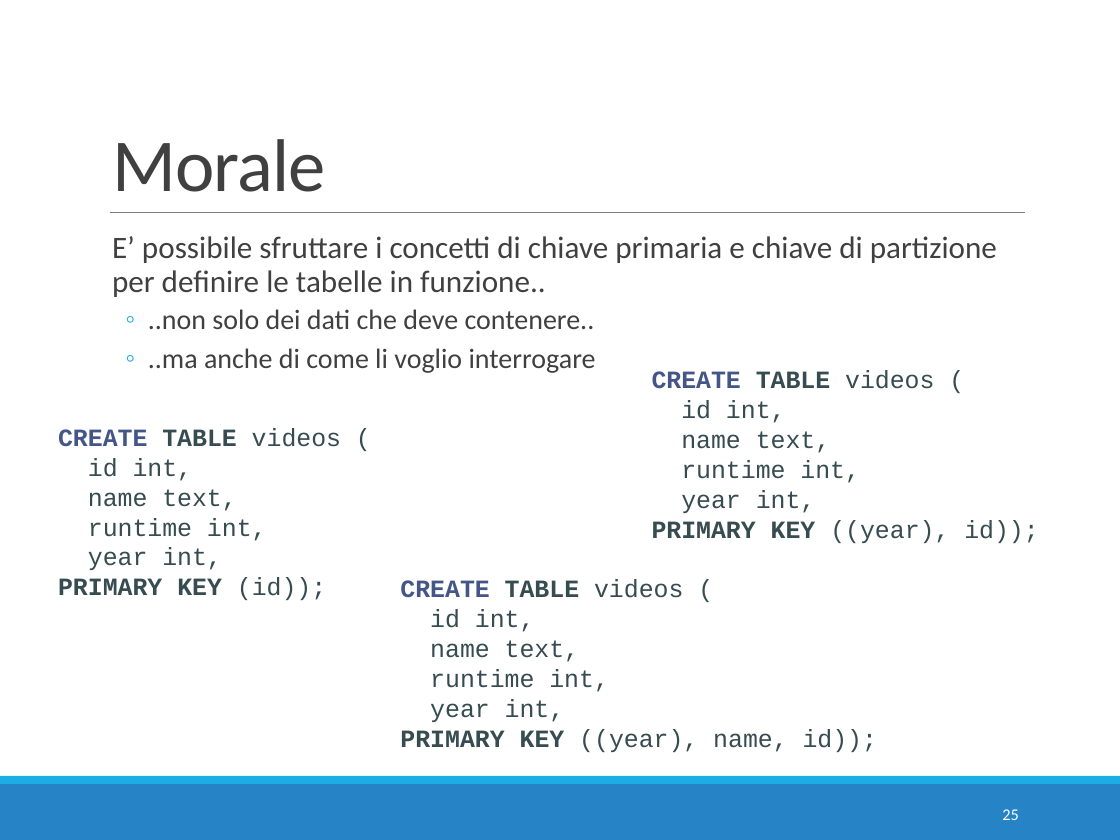
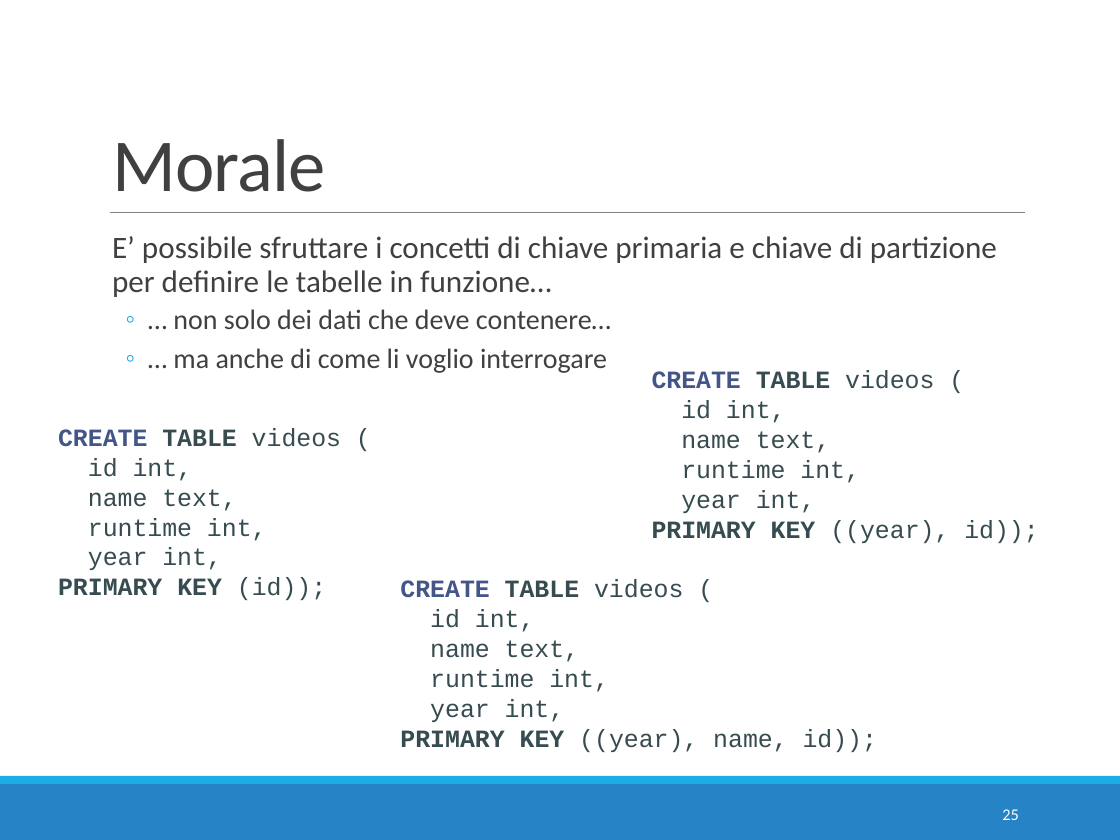
Before and after one commit to w4bo/teaching-nosql, a slide deck: slide 25 of slides/02 - E2 - Cassandra Intro.pptx. Drawn at 1120x840 pixels with LibreOffice and Linux fonts; fonts in the diff are those of the drawing. Boxes give left, top, right and bottom in pixels: in the first picture for what was removed or moved away, otherwise in the second. Text is boxed around its words. In the diff, an @@ line names an element or a change of style, - is before the commit and + after.

```diff
--- a/slides/02 - E2 - Cassandra Intro.pptx
+++ b/slides/02 - E2 - Cassandra Intro.pptx
@@ text at [112,236,997,373]: text changed @@
-  E’ possibile sfruttare i concetti di chiave primaria e chiave di partizione per definire le tabelle in funzione..
-  ◦ ..non solo dei dati che deve contenere..
-  ◦ ..ma anche di come li voglio interrogare
+  E’ possibile sfruttare i concetti di chiave primaria e chiave di partizione per definire le tabelle in funzione…
+  ◦ … non solo dei dati che deve contenere…
+  ◦ … ma anche di come li voglio interrogare
```
Also in this commit, not shown: 2 other slides changed, 2 other files.
